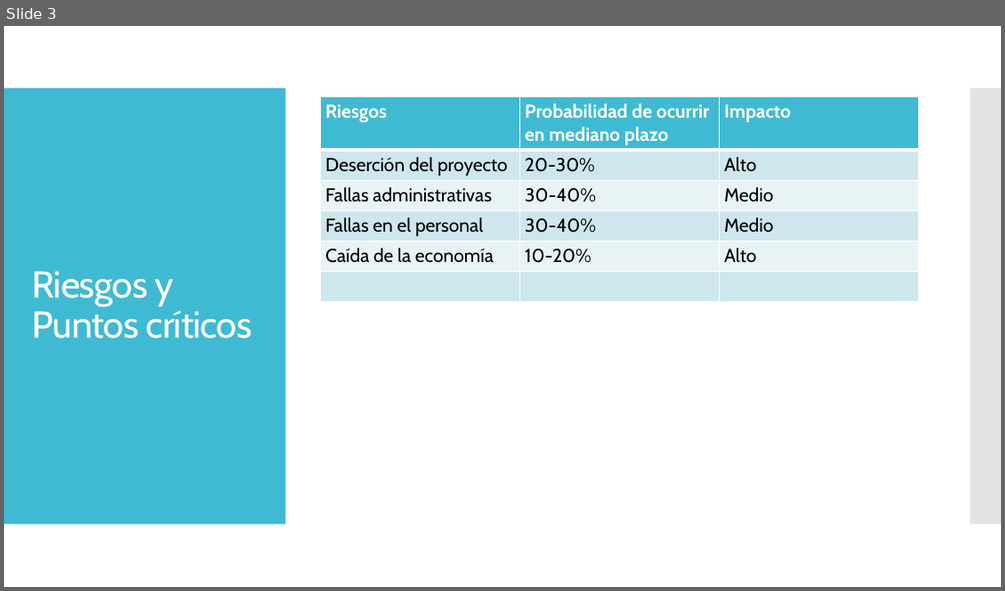
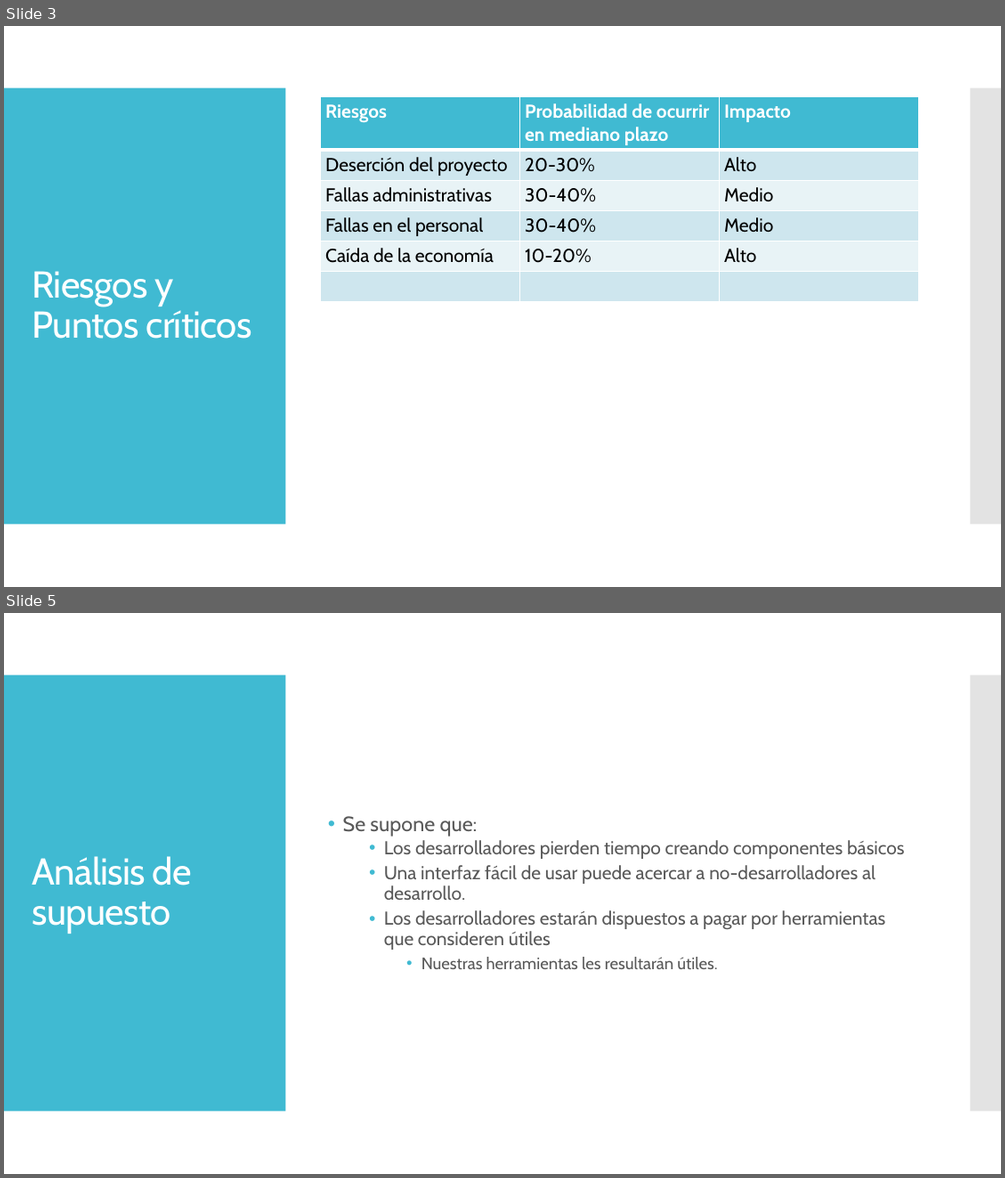
Before and after one commit to DerTee/Framework-Joyeuse, a slide deck: Presentaciones/4.7 Control de programa de proyecto.pptx. Shown one above the other, each under a label of ours: slide 3 before the commit, slides 3 and 5 after it; the slides between them are not shown. The pictures are 1005x591 and 1005x1178 pixels, drawn with LibreOffice and Linux fonts; fonts in the diff are those of the drawing. Boxes give left, top, right and bottom in pixels: in the first picture for what was removed or moved away, otherwise in the second. Text is boxed around its words. In the diff, an @@ line names an element or a change of style, - is before the commit and + after.

```diff
--- a/Presentaciones/4.7 Control de programa de proyecto.pptx
+++ b/Presentaciones/4.7 Control de programa de proyecto.pptx
@@ slide 5 added at [4, 613, 1001, 1174], background #FFFFFF; not listed: 2 template elements that a slide beside it also shows @@
@@ text added at [343, 816, 904, 969], 18 pt, text #595959 @@
+• Se supone que:
+  • Los desarrolladores pierden tiempo creando componentes básicos
+  • Una interfaz fácil de usar puede acercar a no-desarrolladores al desarrollo.
+  • Los desarrolladores estarán dispuestos a pagar por herramientas que consideren útiles
+    • Nuestras herramientas les resultarán útiles.
@@ title added at [32, 856, 192, 933], 36 pt, text #FFFFFF @@
+Análisis de supuesto
```
Also in this commit, not shown: 1 other slide added, 1 other file.
